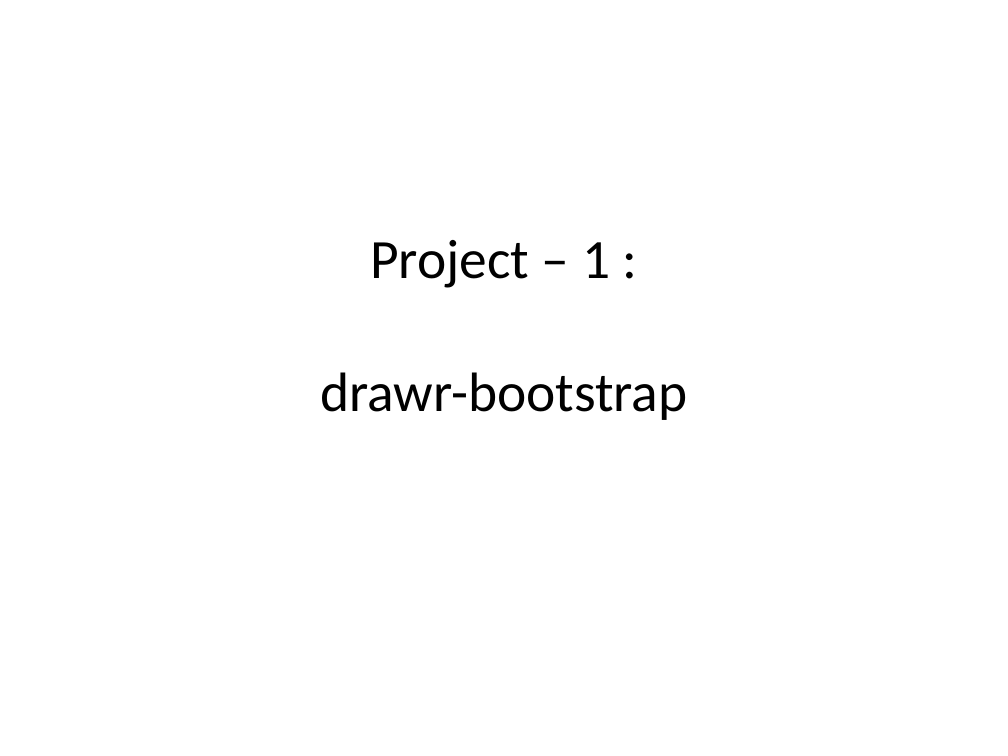
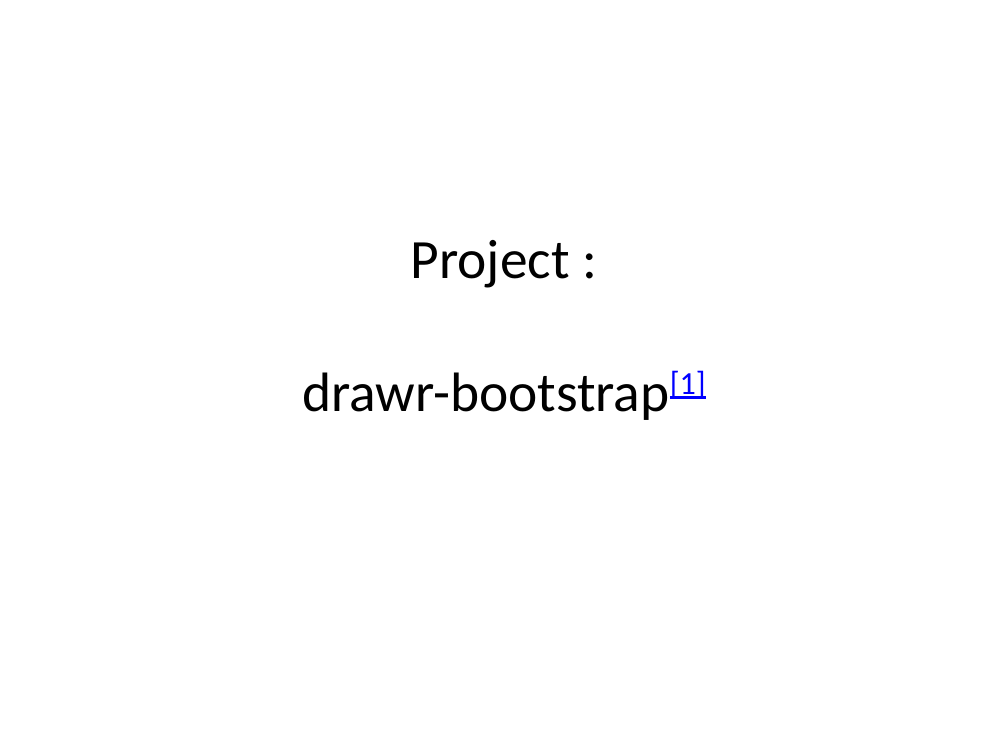
Before and after one commit to chrpapa/Javascript-Seminar, a slide deck: slide 8 of presentation/Presentation.pptx (slide 7 before the commit). Drawn at 1008x756 pixels with LibreOffice and Linux fonts; fonts in the diff are those of the drawing. Boxes give left, top, right and bottom in pixels: in the first picture for what was removed or moved away, otherwise in the second. Text is boxed around its words. In the diff, an @@ line names an element or a change of style, - is before the commit and + after.

```diff
--- a/presentation/Presentation.pptx
+++ b/presentation/Presentation.pptx
@@ title at [302, 240, 706, 420]: text changed @@
-Project – 1 :
-drawr-bootstrap
+Project :
+drawr-bootstrap[1]
```
Also in this commit, not shown: 3 other slides changed, 9 slides added, 7 other files.
